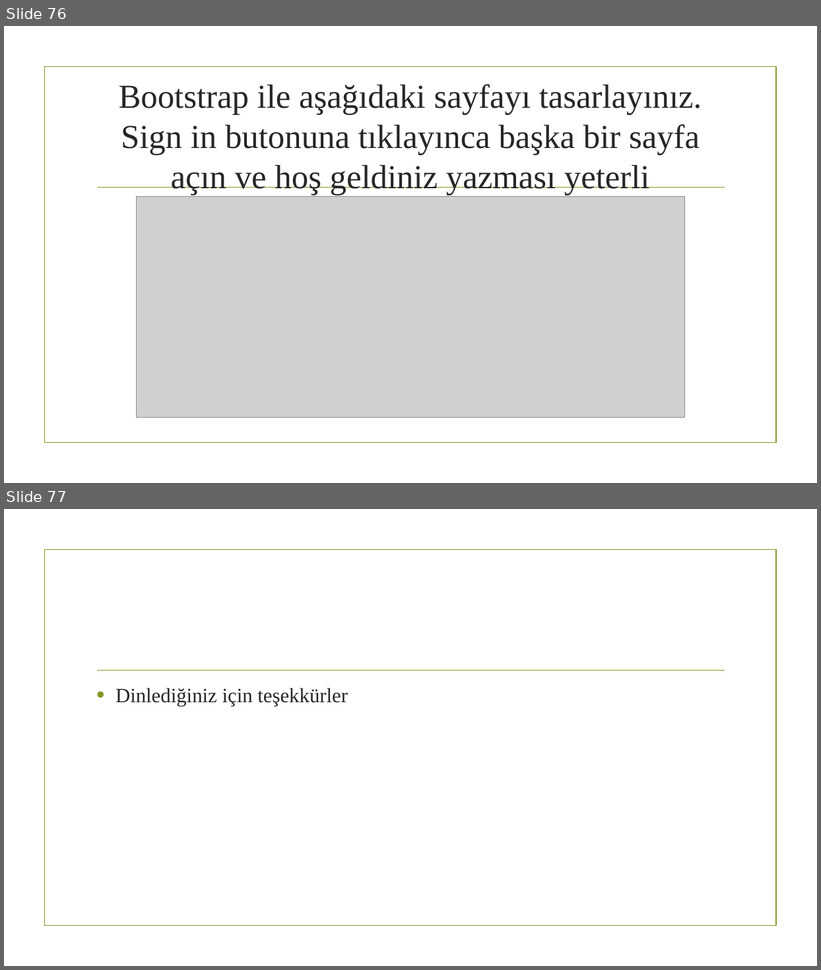
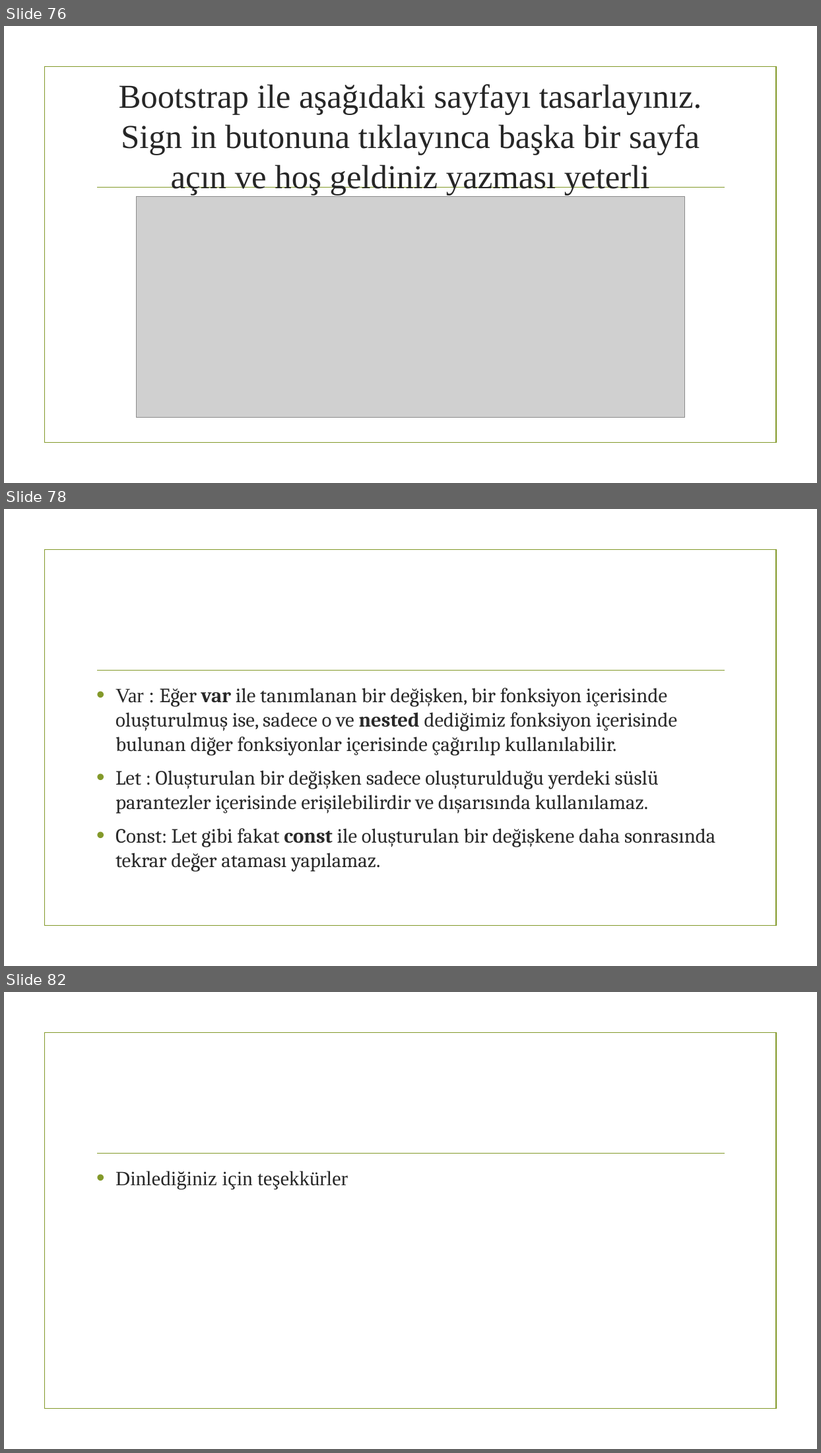
Before and after one commit to burakduman-bilgeadam/sunum, a slide deck: WebProgramlamayaGiriş.pptx. Shown one above the other, each under a label of ours: slides 76 and 77 before the commit, slides 76, 78 and 82 after it; the slides between them are not shown. The pictures are 821x970 and 821x1453 pixels, drawn with LibreOffice and Linux fonts; fonts in the diff are those of the drawing; grey boxes stand for pictures; background and template pictures are left out. Boxes give left, top, right and bottom in pixels: in the first picture for what was removed or moved away, otherwise in the second. Text is boxed around its words. In the diff, an @@ line names an element or a change of style, - is before the commit and + after.

```diff
--- a/WebProgramlamayaGiriş.pptx
+++ b/WebProgramlamayaGiriş.pptx
@@ slide 78 added at (4,509,817,966), background picture (left out); not listed: 2 template elements that a slide beside it also shows @@
@@ text added at (116,688,715,872), 24 pt, text #292929 @@
+• Var : Eğer var ile tanımlanan bir değişken, bir fonksiyon içerisinde oluşturulmuş ise, sadece o ve nested dediğimiz fonksiyon içerisinde bulunan diğer fonksiyonlar içerisinde çağırılıp kullanılabilir.
+• Let : Oluşturulan bir değişken sadece oluşturulduğu yerdeki süslü parantezler içerisinde erişilebilirdir ve dışarısında kullanılamaz.
+• Const: Let gibi fakat const ile oluşturulan bir değişkene daha sonrasında tekrar değer ataması yapılamaz.
@@ what was slide 77 is now slide 82 @@
```
Also in this commit, not shown: 4 other slides added, 1 other file.
